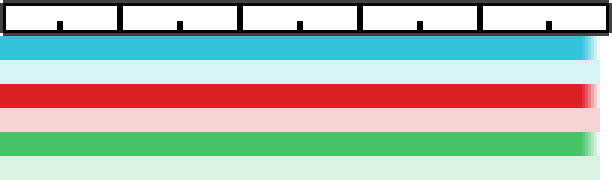
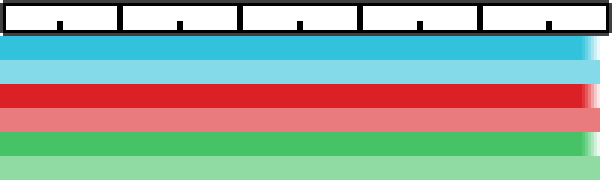
Layers edited between the first and the second 612 × 180 image:
"Blue Bar Trans": opacity 20% → 60% over [left=0, top=60, right=600, bottom=84]
"Layer 3 copy": opacity 20% → 60% over [left=0, top=108, right=600, bottom=132]
"Layer 4 copy": opacity 20% → 60% over [left=0, top=156, right=600, bottom=180]
